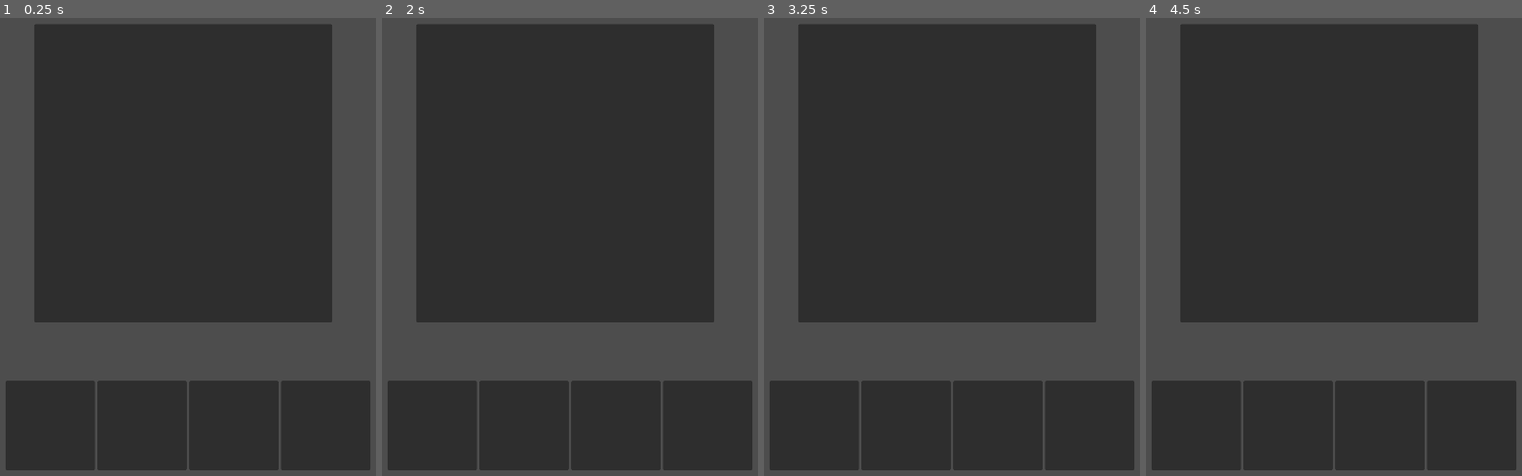
Above: before the commit, frames 1-4 (left to right).
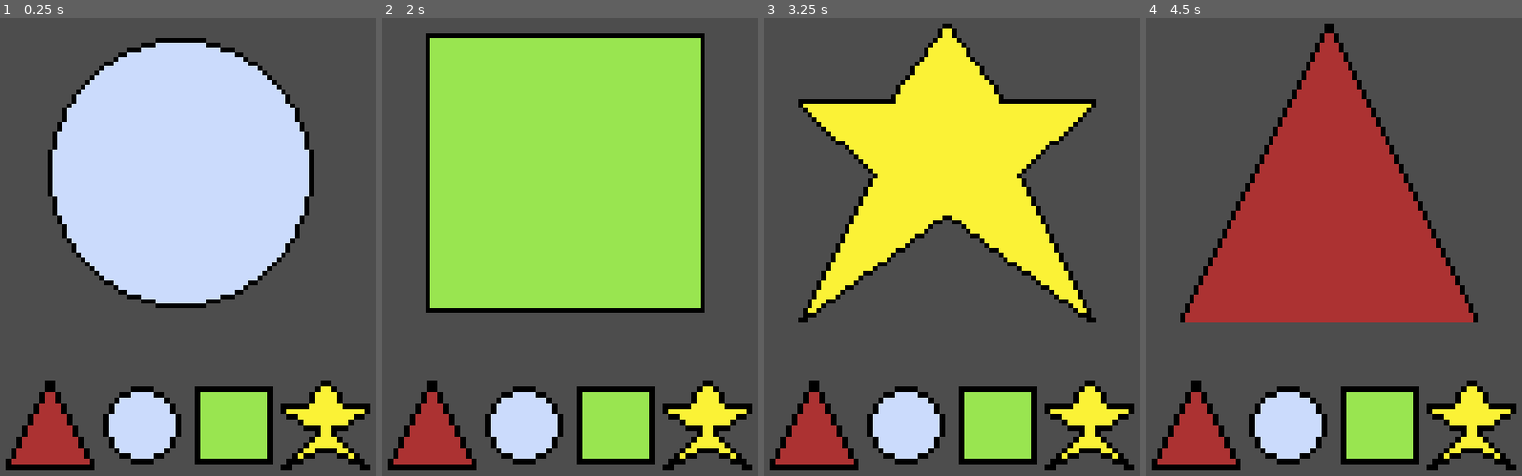
Above: after the commit, the same moments.

Repository: Yenoshome/Shape-Pattern
Game: Godot game, scene res://Scenes/main.tscn
Two runs of this game, one before a commit and one after it. Both use one fixed random seed, a clock stepped at 60 frames per second and the inputs below.
Inputs:
- Up to frame 1 (0.25 s): no input
- Up to frame 2 (2 s): tap Enter at 0.5 s; tap Space at 1.25 s
- Up to frame 3 (3.25 s): tap Enter at 2.75 s
- Up to frame 4 (4.5 s): tap Space at 3.5 s; tap Enter at 4.25 s

The runs differ from the first frame. In frame 1, 70% of the frame differs, in the area x 1-99%, y 1-99%; in frame 2, 70%; in frame 3, 70%; in frame 4, 70%.

Commit message:
Added GSscript code

Diff:
--- a/Scenes/main.tscn
+++ b/Scenes/main.tscn
@@ -1,14 +1,27 @@
-[gd_scene format=3 uid="uid://l3n7uqeyutva"]
+[gd_scene load_steps=10 format=3 uid="uid://l3n7uqeyutva"]
+
+[ext_resource type="Texture2D" uid="uid://dva340gly8bne" path="res://Art/Big_Round.png" id="1_gy0c4"]
+[ext_resource type="Script" path="res://main.gd" id="1_jven1"]
+[ext_resource type="Texture2D" uid="uid://dia14sk4bht3v" path="res://Art/Small_Triangle.png" id="2_bscia"]
+[ext_resource type="Texture2D" uid="uid://dbocvwbcumrie" path="res://Art/Small_Round.png" id="3_sqckn"]
+[ext_resource type="Texture2D" uid="uid://de668jh8764kp" path="res://Art/Big_Square.png" id="3_t8ntn"]
+[ext_resource type="Texture2D" uid="uid://1jcjlng5u0jq" path="res://Art/Big_Star.png" id="4_3hl5d"]
+[ext_resource type="Texture2D" uid="uid://bhf47jyb8jgyn" path="res://Art/Small_Square.png" id="4_rab6y"]
+[ext_resource type="Texture2D" uid="uid://bjttgqm6vasmo" path="res://Art/Small_Star.png" id="5_00dcu"]
+[ext_resource type="Texture2D" uid="uid://dje68nkugiu36" path="res://Art/Big_Triangle.png" id="5_yp7fm"]
 
 [node name="Main" type="Node2D"]
+script = ExtResource("1_jven1")
+shapes = Array[Texture2D]([ExtResource("1_gy0c4"), ExtResource("3_t8ntn"), ExtResource("4_3hl5d"), ExtResource("5_yp7fm")])
 
 [node name="GameUI" type="CanvasLayer" parent="."]
 
-[node name="BigBox" type="Panel" parent="GameUI"]
+[node name="BigBox" type="TextureRect" parent="GameUI"]
 offset_left = 110.0
 offset_top = 76.0
 offset_right = 610.0
 offset_bottom = 576.0
+texture = ExtResource("1_gy0c4")
 
 [node name="SmallBoxesContainer" type="HBoxContainer" parent="GameUI"]
 offset_left = 62.0
@@ -17,22 +30,30 @@
 offset_bottom = 714.0
 size_flags_horizontal = 3
 
-[node name="SmallBox1" type="Panel" parent="GameUI/SmallBoxesContainer"]
+[node name="SmallBox1" type="TextureRect" parent="GameUI/SmallBoxesContainer"]
 custom_minimum_size = Vector2(150, 150)
 layout_mode = 2
 size_flags_horizontal = 2
+texture = ExtResource("2_bscia")
 
-[node name="SmallBox2" type="Panel" parent="GameUI/SmallBoxesContainer"]
+[node name="SmallBox2" type="TextureRect" parent="GameUI/SmallBoxesContainer"]
 custom_minimum_size = Vector2(150, 150)
 layout_mode = 2
 size_flags_horizontal = 2
+texture = ExtResource("3_sqckn")
 
-[node name="SmallBox3" type="Panel" parent="GameUI/SmallBoxesContainer"]
+[node name="SmallBox3" type="TextureRect" parent="GameUI/SmallBoxesContainer"]
 custom_minimum_size = Vector2(150, 150)
 layout_mode = 2
 size_flags_horizontal = 2
+texture = ExtResource("4_rab6y")
 
-[node name="SmallBox4" type="Panel" parent="GameUI/SmallBoxesContainer"]
+[node name="SmallBox4" type="TextureRect" parent="GameUI/SmallBoxesContainer"]
 custom_minimum_size = Vector2(150, 150)
 layout_mode = 2
 size_flags_horizontal = 2
+texture = ExtResource("5_00dcu")
+
+[node name="SequenceTimer" type="Timer" parent="."]
+
+[connection signal="timeout" from="SequenceTimer" to="." method="_on_sequence_timer_timeout"]
--- /dev/null
+++ b/main.gd
@@ -0,0 +1,34 @@
+extends Node2D
+
+
+# VARIABLES
+@export var shapes : Array[Texture2D] = []
+var shape_sequence = []
+var current_index = 0
+var is_displaying_sequence = true
+
+# FUNCTIONS
+func _ready():
+	print ("Script is loading!!")
+	randomize()
+	generate_sequence(4)
+	display_next_shape()
+	current_index = 0
+
+func generate_sequence(length):
+	shape_sequence = []
+	for i in range(length):
+		shape_sequence.append(shapes[randi() % shapes.size()])
+
+func display_next_shape():
+	if current_index < shape_sequence.size():
+		$GameUI/BigBox.texture = shape_sequence[current_index]
+		current_index += 1
+		$SequenceTimer.start()
+	else:
+		is_displaying_sequence = false
+		print ("Sequence is complete!! Now waiting for player input")
+
+
+func _on_sequence_timer_timeout():
+	display_next_shape()
--- a/project.godot
+++ b/project.godot
@@ -24,4 +24,5 @@
 
 [rendering]
 
+textures/canvas_textures/default_texture_filter=0
 renderer/rendering_method="mobile"
